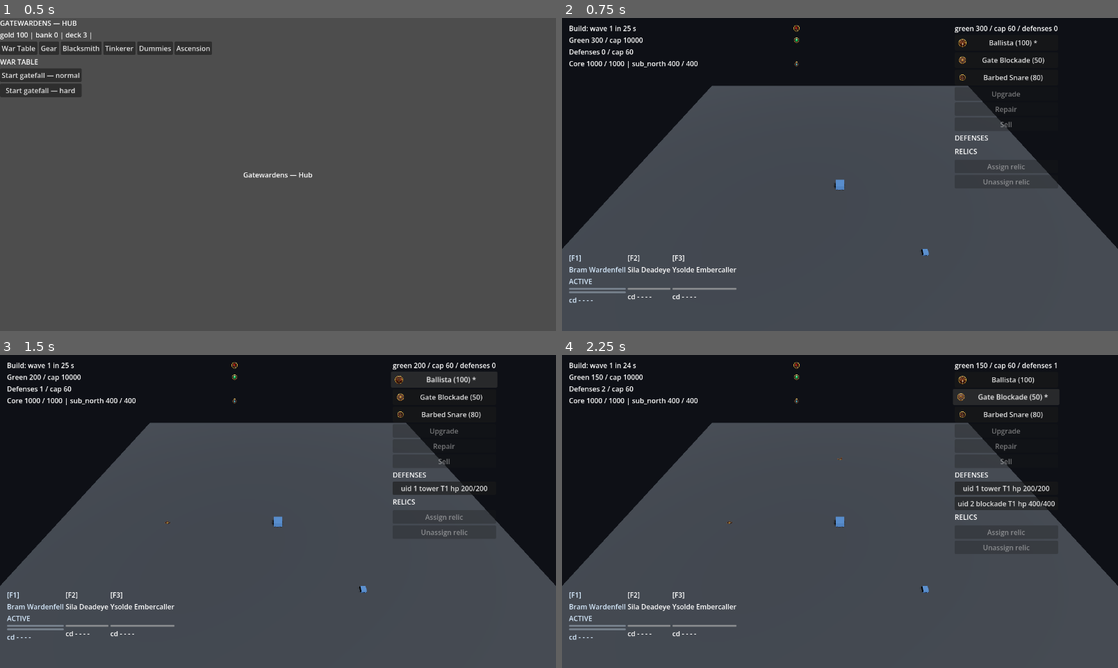
Above: before the commit, frames 1-4 (two rows, left to right).
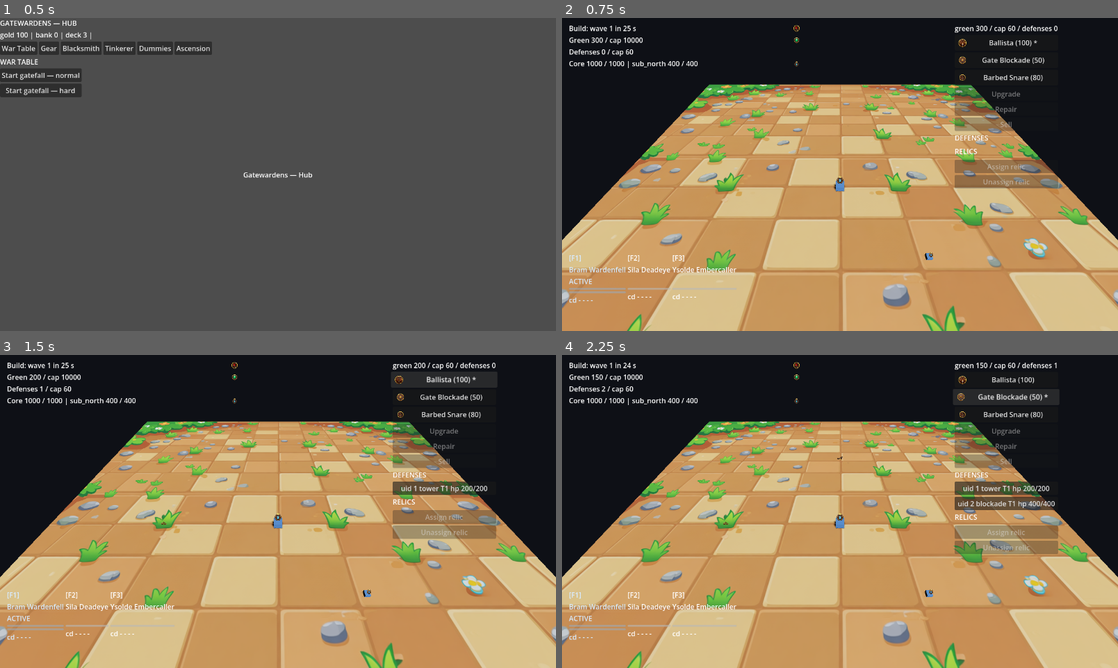
Above: after the commit, the same moments.

Repository: bryn1/gatewardens
Game: Godot game, scene res://Main.tscn
The game is run twice, just before and just after one commit, with the same random seed, the same clock (stepped at 60 frames per second) and the same inputs.
Inputs:
- Up to frame 1 (0.5 s): no input
- Up to frame 2 (0.75 s): click "Start gatefall — normal" at 0.5 s
- Up to frame 3 (1.5 s): click "Ballista (100) *" at 1.25 s
- Up to frame 4 (2.25 s): click "Gate Blockade (50)" at 2 s

Frame 1 is identical in both runs. In frame 2, 65% of the frame differs, in the area x 0-100%, y 21-100%; in frame 3, 65%; in frame 4, 65%.

Commit message:
V1 stylized world (MC 11559): framed arena board on the ground albedo via the ONE sprite_bank map + icon_core emblem riding every core node + CameraRig zoom nudge
Painted surfaces only, zero logic change: mission.gd/enemy_runner/fx_director/data files byte-untouched (the mount rides mission_world.build_cores — mission.gd sits AT the 400-line hygiene ceiling, declared in the header). Ground: material duplicated at runtime, albedo=ground_arena 1:1 repeat OFF (4.7.2 fact: texture_repeat is a BOOL, red-run-caught), modulate (0.9,0.9,0.95); plane AABB (-80,0,-80 / 160,0,160) pinned component-wise pre==post. Emblem: 6u icon_core billboard at local y 4.5 parented to each core node, box stays. Framing: origin (0,58,46)->(0,56.33,44.14) = +3.55% zoom — HONEST CUT: the shipped W13 0.92-frustum gate binds at +4.58% (worst point 95.0% at baseline), the brief 10-18% does not fit without an owner ruling on that gate; engine truth min_margin=113.6px vs pinned 60px floor, n=33 points, full table in the probe log. ground_path.png NOT wired: no lane mesh exists (waypoint DATA), the brief-stated honest-cut row. PROBE sim/v1_world_probe.gd green rc0 EMPTY stderr + planted-red fixed-argv rc1 (FLOOR expects ground_path); PIXEL sim/v1_world_shot.gd v1world_shot.png + zoom crop (fx live=3, crest visible, far bush border visible, near/side borders off-frame — stated). test_hub_layout planted fixture string follows the new rig line. v11/v6/v4/v5 probes EXIT=0 stderr byte-empty; pytest 222; hygiene 0; fixtures eafe3932/5e37c4b0 byte-identical. Evidence .audits/20261027-1500-visual-target/V1-world-evidence.md VERIFY_EXIT=0

Diff:
--- a/godot/scenes/mission.tscn
+++ b/godot/scenes/mission.tscn
@@ -30,7 +30,7 @@
 shadow_enabled = true
 
 [node name="CameraRig" type="Node3D" parent="."]
-transform = Transform3D(1, 0, 0, 0, 0.667, 0.667, 0, -0.746, 0.746, 0, 58, 46)
+transform = Transform3D(1, 0, 0, 0, 0.667, 0.667, 0, -0.746, 0.746, 0, 56.33, 44.14)
 
 [node name="Camera3D" type="Camera3D" parent="CameraRig"]
 
--- a/godot/scripts/mission_world.gd
+++ b/godot/scripts/mission_world.gd
@@ -5,11 +5,51 @@
 # sub-death opens_lanes reading) and the core objects; refresh_cores
 # writes the C5-readable `cores` mirror the game_state snapshot reads
 # by name — one write site, still owned through the mission root.
+# V1 world pass (MC 11559) adds the two VISUAL mounts that ride this
+# build: the core emblem (make_core child) and the arena paint, which
+# build_cores calls once per mission build — NOT from mission.gd, whose
+# file sits at the 400-line hygiene ceiling; this is the map-build and
+# visual-mount file the brief names.
+# Zero step order / zero sim data touched — the lane rows, waypoints
+# and core records are byte-identical; git show proves it.
 extends RefCounted
 
 const CORE_OBJ := preload("res://scripts/core_obj.gd")
 const MESH_CORE := preload("res://assets/mesh_core.tres")
 const MAT_CORE := preload("res://assets/mat_core.tres")
+const SPRITE_BANK := preload("res://scripts/sprite_bank.gd")
+
+# V1 presentation sizes (the sprite_bank ICON_PX precedent: presentation
+# numbers live on the visual mount, pinned by sim/v1_world_probe.gd).
+# ARENA_MODULATE: the framed board reads ~10% darker with a cool cast
+# so the warm unit sprites + emblems stay readable on top of it.
+const ARENA_MODULATE := Color(0.9, 0.9, 0.95)
+# Emblem: the 3x4 core box tops out at y 2; a 6u wolf-crest centred at
+# y 4.5 rides the box (sub cores inherit their 0.5 node scale, so the
+# emblem follows core state — same single mount site for both kinds).
+const CORE_EMBLEM_H := 6.0
+const CORE_EMBLEM_Y := 4.5
+
+
+# V1 arena paint (MC 11559): the ground material albedo becomes the
+# framed arena board from the ONE sprite_bank map, 1:1 over the whole
+# plane (PlaneMesh UVs cover the plane; the board is NOT seamless so
+# repeat is OFF). The ground node's size/transform are never touched
+# (placement raycasts + lane paths depend on them) and mat_ground.tres
+# on disk stays the greybox — the override is a runtime duplicate.
+static func paint_arena(m) -> void:
+	var ground := m.get_node_or_null("Ground") as MeshInstance3D
+	if ground == null:
+		return                                   # greybox stays greybox
+	var mat := ground.material_override as StandardMaterial3D
+	var tex := SPRITE_BANK.texture_for("ground_arena")
+	if mat == null or tex == null:
+		return
+	mat = mat.duplicate()
+	mat.albedo_texture = tex
+	mat.albedo_color = ARENA_MODULATE
+	mat.texture_repeat = false   # 4.7.2: a BOOL property (VERIFIED via ClassDB dump); OFF keeps the framed board 1:1
+	ground.material_override = mat
 
 
 static func build_lanes(m) -> void:
@@ -34,6 +74,9 @@
 	for sub: Dictionary in cores_row.get("subs", []):
 		m.core_subs[String(sub["id"])] = make_core(
 				m, String(sub["id"]), "sub", sub, Vector3(0.5, 0.5, 0.5))
+	# V1 hook (DECLARED, MC 11559): painted ground SURFACE only — no sim
+	# field, no step order (W7/W10 visual-hook mount precedent).
+	paint_arena(m)
 
 
 static func make_core(m, id: String, kind: String, row: Dictionary, sc: Vector3):
@@ -50,6 +93,14 @@
 	node.material_override = MAT_CORE.duplicate()
 	node.scale = sc
 	node.position = rec.pos   # mission-local space (root at origin)
+	# V1 core emblem (MC 11559): the gold wolf-crest billboard rides the
+	# box (the box stays), parented to the core node itself so it walks
+	# with the core's scale/state. Null-safe like every sprite_bank
+	# consumer: no committed sheet, no child, no crash.
+	var emblem := SPRITE_BANK.make_sprite("icon_core", CORE_EMBLEM_H)
+	if emblem != null:
+		emblem.position = Vector3(0, CORE_EMBLEM_Y, 0)
+		node.add_child(emblem)
 	m.add_child(node)
 	rec.node = node
 	return rec
--- a/godot/scripts/sprite_bank.gd
+++ b/godot/scripts/sprite_bank.gd
@@ -54,6 +54,13 @@
 	"fx_poof_death": preload("res://assets/v11/fx_poof_death.png"),
 	"fx_proj_bolt": preload("res://assets/v11/fx_proj_bolt.png"),
 	"fx_proj_ice": preload("res://assets/v11/fx_proj_ice.png"),
+	# V1 world pass (MC 11559): the framed arena board rides the SAME
+	# id->file map — mission_world.paint_arena is its only consumer (the
+	# ground material albedo, 1:1 over the whole plane). ground_path.png
+	# is deliberately NOT wired: NO lane mesh exists (lanes are waypoint
+	# DATA, C7), so painting it would author a second visual mechanism,
+	# not repaint a surface — the card's stated honest-cut row.
+	"ground_arena": preload("res://assets/v11/ground_arena.png"),
 }
 
 # V4 presentation sizes live HERE (the ui_tween.gd precedent): the I2-
--- /dev/null
+++ b/godot/sim/v1_world_probe.gd
@@ -0,0 +1,222 @@
+# v1_world_probe — the V1 stylized-world headless proof (MC card 11559 /
+# milestone 11462). Boot idiom = v4_icon_probe (itself mission_clicks +
+# v6_tween): mission.tscn instantiated, _ready and setup driven directly
+# (E5: the router-added mission never dispatches _ready under -s), the
+# pinned smoke seed, root.size = the served canvas. The mission enters
+# the SceneTree root, so the SHIPPED Camera3D is inside the tree and its
+# own unproject_position answers — no re-derived projection anywhere.
+# Rows (machine lines, any failure prints V1W-FAIL <why> and quits 1):
+#  FLOOR  the live Ground material's albedo texture is pinned by its
+#         COMMITTED RESOURCE PATH (ground_arena — never through the
+#         bank, the v11_sprite_probe bank-as-oracle lesson), repeat is
+#         OFF, and the modulate is the pinned ARENA_MODULATE value.
+#  AABB   the ground node's mesh AABB (component-wise numeric pin) and
+#         its node-local transform origin are byte-pinned, with the
+#         mission root's own transform origin pinned at zero (pre==post:
+#         the V1 pass paints the plane, never moves it; global xforms
+#         are not read — the pinned root origin makes local == global).
+#  CORE   each core node (main + every sub) carries the icon_core
+#         Sprite3D billboard child on the pinned committed path, at the
+#         pinned local y and the pinned bank-scaled size.
+#  FRAME  every lane waypoint, spawner, lane end, both cores and the
+#         hero battle space project THROUGH THE SHIPPED Camera3D
+#         (unproject_position — the engine's own projection, not a
+#         re-derivation) inside the 1280x720 viewport with min/max
+#         screen coords printed and every 4-edge margin pinned >= 60 px.
+# Planted-red (run with user arg "planted"): the FLOOR expectation
+# switches to the OTHER committed terrain sheet (ground_path) — the
+# mechanism is unchanged, only the pinned expected path is wrong, so a
+# working paint MUST trip it. An unbroken gate is no gate.
+extends SceneTree
+
+const GW_TABLES := preload("res://sim/sim_tables.gd")
+const GW_COMPOSE := preload("res://sim/gw_compose.gd")
+const SPRITE_BANK := preload("res://scripts/sprite_bank.gd")
+const MISSION_WORLD := preload("res://scripts/mission_world.gd")
+
+const MISSION_SCENE := "res://scenes/mission.tscn"
+const HERO_IDS := ["warden", "deadeye", "embercaller"]  # deck seed (v4)
+const VIEW := Vector2i(1280, 720)          # the A9 screenshot viewport
+const MIN_MARGIN := 60.0                   # the brief's pinned frame margin
+const ARENA_PATH := "res://assets/v11/ground_arena.png"
+const PATH_TRAP := "res://assets/v11/ground_path.png"   # planted-red only
+const CORE_PATH := "res://assets/v11/icon_core.png"
+const REPEAT_OFF := false         # 4.7.2 texture_repeat is a BOOL (VERIFIED
+                                  # via ClassDB dump); literal pin: the
+                                  # mechanism never supplies its expectation
+const BILLBOARD_ENABLED := 1      # BaseMaterial3D.BillboardMode literal pin
+# ground-plane invariants (mesh_plane.tres: PlaneMesh 160x160 at the
+# identity node), pinned COMPONENT-WISE — the byte-pin the V1 pass must
+# not move (numeric compare, never a formatted-string compare):
+const AABB_POS := Vector3(-80, 0, -80)
+const AABB_SIZE := Vector3(160, 0, 160)
+const EMBLEM_SCALE := 6.0 / (512.0 / 100.0)  # make_sprite math, pinned
+
+var _planted := false
+var _failed := false
+var _frames := 0
+var _m = null
+
+
+func _init() -> void:
+	_planted = OS.get_cmdline_user_args().has("planted")
+	root.size = VIEW
+	var tables = GW_TABLES.new("res://data")
+	var graph: Dictionary = GW_COMPOSE.build_graph(tables)
+	graph["state"].set_deck(HERO_IDS.duplicate())   # starter deck (C13)
+	var packed = ResourceLoader.load(MISSION_SCENE)
+	if packed == null:
+		_fail("mission.tscn not loadable")
+		return
+	var m = packed.instantiate()
+	root.add_child(m)
+	m._ready()                                  # E5: drive _ready directly
+	var rng := RandomNumberGenerator.new()
+	rng.seed = 11274                            # pinned seed, smoke idiom
+	m.setup(tables, graph["state"], graph["save"], graph["bridge"],
+			"gatefall", "normal", rng)
+	if String(m.phase_kind) != "build":
+		_fail("mission setup did not land the build phase")
+		return
+	_m = m
+
+
+# v4_icon_probe pump: the MainLoop._process override iterates frames under
+# `-s`; the FRAME leg needs the Camera3D CURRENT, and current turns on
+# viewport handling, not add_child (engine fact, this card).
+func _process(_delta: float) -> bool:
+	if _failed:
+		return true                       # quit(1) already fired
+	_frames += 1
+	if _frames == 2:
+		root.size = VIEW                            # v4: applied AT the pump
+		return false
+	if _frames == 4:
+		_floor(_m)
+		_aabb(_m)
+		_core(_m)
+		_frame(_m)
+		if not _failed:
+			print("V1W-OK")
+			quit(0)
+	return false
+
+
+func _floor(m) -> void:
+	var want_arena := PATH_TRAP if _planted else ARENA_PATH
+	var ground := m.get_node_or_null("Ground") as MeshInstance3D
+	if ground == null:
+		_fail("mission.tscn does not ship a Ground node")
+		return
+	var mat := ground.material_override as StandardMaterial3D
+	if mat == null or mat.albedo_texture == null \
+			or String(mat.albedo_texture.resource_path) != want_arena:
+		_fail("ground albedo is not the pinned arena board: %s (want %s)" % [
+				str(mat.albedo_texture.resource_path) if mat != null \
+						and mat.albedo_texture != null else "null",
+				want_arena])
+		return
+	if mat.texture_repeat != REPEAT_OFF:
+		_fail("arena board repeats (framed board must be 1:1): %s" \
+				% str(mat.texture_repeat))
+		return
+	if mat.albedo_color != MISSION_WORLD.ARENA_MODULATE:
+		_fail("arena modulate drifted: %s != %s" % [str(mat.albedo_color),
+				str(MISSION_WORLD.ARENA_MODULATE)])
+		return
+	if not _planted and SPRITE_BANK.texture_for("ground_arena") == null:
+		_fail("ground_arena missing from the ONE sprite_bank map")
+		return
+	print("V1W-FLOOR tex=%s repeat=off modulate=%s" % [want_arena,
+			str(mat.albedo_color)])
+
+
+func _aabb(m) -> void:
+	var ground := m.get_node("Ground") as MeshInstance3D
+	var aabb: AABB = ground.mesh.get_aabb()
+	if aabb.position != AABB_POS or aabb.size != AABB_SIZE \
+			or ground.transform.origin != Vector3.ZERO \
+			or m.transform.origin != Vector3.ZERO:
+		_fail("ground AABB/origin moved: %s - %s @ %s (root @ %s)" % [
+				str(aabb.position), str(aabb.size),
+				str(ground.transform.origin), str(m.transform.origin)])
+		return
+	print("V1W-AABB pos=%s size=%s origin=0,0,0 unchanged=1" % [
+			str(aabb.position), str(aabb.size)])
+
+
+func _core(m) -> void:
+	var cores: Array = [m.core_main]
+	for rec: Variant in m.core_subs.values():
+		cores.append(rec)
+	for rec: Variant in cores:
+		var node: Node = rec.node
+		var spr: Sprite3D = null
+		for c: Node in node.get_children():
+			if c is Sprite3D:
+				spr = c as Sprite3D
+		if spr == null or spr.texture == null \
+				or String(spr.texture.resource_path) != CORE_PATH:
+			_fail("core %s has no icon_core billboard child" % rec.id)
+			return
+		if int(spr.billboard) != BILLBOARD_ENABLED:
+			_fail("core %s emblem is not a billboard: %d" % [rec.id,
+					int(spr.billboard)])
+			return
+		if spr.position != Vector3(0, MISSION_WORLD.CORE_EMBLEM_Y, 0) \
+				or not is_equal_approx(spr.scale.x, EMBLEM_SCALE):
+			_fail("core %s emblem placement drifted: pos=%s scale=%s" % [
+					rec.id, str(spr.position), str(spr.scale)])
+			return
+	print("V1W-CORE n=%d emblem=%s parented=1" % [cores.size(), CORE_PATH])
+
+
+func _frame(m) -> void:
+	var cam := m.get_node("CameraRig/Camera3D") as Camera3D
+	if cam == null or not cam.current:
+		_fail("shipped Camera3D missing or not current")
+		return
+	var pts: Array = []
+	for lane: Variant in m.map_def["lanes"]:
+		var wps: Array = lane["waypoints"]
+		for i: int in range(wps.size()):
+			var wp: Variant = wps[i]
+			pts.append(["%s:wp%d" % [lane["id"], i],
+					Vector3(float(wp[0]), float(wp[1]), float(wp[2]))])
+		var last: Variant = wps[wps.size() - 1]
+		pts.append(["%s:end" % lane["id"],
+				Vector3(float(last[0]), float(last[1]), float(last[2]))])
+	for sid: String in m.map_def["spawners"]:
+		var p: Variant = m.map_def["spawners"][sid]
+		pts.append([String(sid), Vector3(float(p[0]), float(p[1]), float(p[2]))])
+	pts.append(["core_main", m.core_main.pos])
+	for sid: String in m.core_subs:
+		pts.append([String(sid), m.core_subs[sid].pos])
+	pts.append(["hero_space", Vector3.ZERO])
+	var lo := Vector2(INF, INF)
+	var hi := Vector2(-INF, -INF)
+	var worst := INF
+	var worst_name := ""
+	for e: Variant in pts:
+		var sp: Vector2 = cam.unproject_position(e[1] as Vector3)
+		lo = Vector2(minf(lo.x, sp.x), minf(lo.y, sp.y))
+		hi = Vector2(maxf(hi.x, sp.x), maxf(hi.y, sp.y))
+		var margin: float = minf(minf(sp.x, sp.y),
+				minf(float(VIEW.x) - sp.x, float(VIEW.y) - sp.y))
+		print("V1W-FRAME-PT %s px=%.1f,%.1f margin=%.1f" % [e[0], sp.x, sp.y,
+				margin])
+		if margin < worst:
+			worst = margin
+			worst_name = String(e[0])
+	print("V1W-FRAME n=%d px_min=%.1f,%.1f px_max=%.1f,%.1f min_margin=%.1f worst=%s floor=%.1f" \
+			 % [pts.size(), lo.x, lo.y, hi.x, hi.y, worst, worst_name,
+			 MIN_MARGIN])
+	if worst < MIN_MARGIN:
+		_fail("frame margin %s=%.1f < %.1f" % [worst_name, worst, MIN_MARGIN])
+		return
+
+
+func _fail(why: String) -> void:
+	_failed = true
+	print("V1W-FAIL " + why)
+	quit(1)
--- /dev/null
+++ b/godot/sim/v1_world_shot.gd
@@ -0,0 +1,125 @@
+# v1_world_shot — V1 PIXEL proof (MC card 11559 / milestone 11462): the
+# v5_fx_shot capture path UNCHANGED in mechanics (real Main.tscn boot,
+# real InputEventMouseButton on "Start gatefall — normal", shipped router,
+# 6 shooters at the lane_g1 run-in, enemies fed, core held — the declared
+# v5_fx_probe license) so towers, enemies AND the mounted FxDirector are
+# live in the frame. Captures ONE full 1280x720 frame (gen/v1world_shot
+# .png) plus a 512x512 ZOOM CROP centred on the main core's on-screen
+# position read through the shipped Camera3D (gen/v1world_zoom.png) —
+# the crop is where the emblem + arena board read at pixel scale.
+#   xvfb-run Godot --rendering-driver opengl3 --path godot \
+#       -s res://sim/v1_world_shot.gd
+extends SceneTree
+
+const OUT_DIR := "/home/claudecode/Games/gatewardens/.audits/20261027-1500-visual-target/gen/"
+const OFFS := [Vector3(-20, 0.0, 2.0), Vector3(-24, 0.0, 3.0),
+		Vector3(-28, 0.0, 5.0), Vector3(-32, 0.0, 1.0),
+		Vector3(-14, 0.0, 3.0), Vector3(-17, 0.0, 7.0)]
+const TOWER_IDS := ["ballista", "bombard", "hailspire_tower"]
+const FEED_IDS := ["skitterling", "husk_brute", "ash_bandit"]
+const CROP := 512
+
+var _frames := 0
+var _placed := false
+var _mission
+var _fx
+var _shots := 0
+var _feed_k := 0
+
+
+func _init() -> void:
+	root.size = Vector2i(1280, 720)
+	var packed = ResourceLoader.load("res://Main.tscn")
+	root.add_child(packed.instantiate())
+	process_frame.connect(_on_frame)
+
+
+func _click(x: int, y: int) -> void:
+	var d := InputEventMouseButton.new()
+	d.position = Vector2i(x, y); d.global_position = d.position
+	d.button_index = MOUSE_BUTTON_LEFT
+	var p := d.duplicate() as InputEventMouseButton
+	d.pressed = true
+	p.pressed = false
+	root.push_input(d)
+	root.push_input(p)
+
+
+func _find_mission(n: Node) -> Node:
+	if n.has_signal("phase_ended") or ("phase_kind" in n):
+		return n
+	for k in n.get_children():
+		var r := _find_mission(k)
+		if r != null:
+			return r
+	return null
+
+
+func _on_frame() -> void:
+	_frames += 1
+	if _frames == 10:
+		_click(80, 132)                       # "Start gatefall — normal"
+		return
+	if not _placed and _frames >= 40:
+		_mission = _find_mission(root)
+		if _mission == null:
+			if _frames > 300:
+				print("SHOT-FAIL mission never found")
+				quit(1)
+			return
+		if not ("tables" in _mission):
+			return
+		_placed = true
+		_fx = _mission.get_node_or_null("FxDirector")
+		if _fx == null:
+			print("SHOT-FAIL FxDirector not mounted by mission.tscn")
+			quit(1)
+			return
+		_mission.green = 100000               # license (header)
+		_mission.core_main.hp_max *= 5.0
+		_mission.core_main.hp = _mission.core_main.hp_max
+		var trows := {}
+		for row: Dictionary in _mission.tables.rows("towers"):
+			trows[String(row["id"])] = row
+		var ti := 0
+		for tid: String in TOWER_IDS:
+			for k: int in 2:
+				var r: Dictionary = _mission.place_defense(trows[tid], 1,
+						OFFS[ti])
+				print("PLACE %s ok=%s" % [tid, str(r.get("ok"))])
+				ti += 1
+	if _placed:
+		_mission.core_main.hp = _mission.core_main.hp_max   # license
+		var runner = _mission.get_node("EnemyRunner")
+		var lane: Dictionary = _mission.lanes["lane_g1"]
+		if _frames > 60 and _frames % 30 == 0 and _shots < 1:
+			runner.spawn({"enemy_id": FEED_IDS[_feed_k % FEED_IDS.size()],
+					"count": 1}, lane, _mission.enemy_defs, _mission.rng)
+			_feed_k += 1
+		if _shots < 1 and _frames >= 120 \
+				and int(_fx.get_child_count()) > 0:
+			var img := root.get_texture().get_image()
+			if img != null:
+				var p := OUT_DIR + "v1world_shot.png"
+				img.save_png(p)
+				var cam: Camera3D = _mission.get_node("CameraRig/Camera3D")
+				var c := cam.unproject_position(_mission.core_main.pos)
+				var half := CROP / 2
+				var x := int(clampf(c.x - half, 0.0,
+						float(img.get_width() - CROP)))
+				var y := int(clampf(c.y - half, 0.0,
+						float(img.get_height() - CROP)))
+				var zp := OUT_DIR + "v1world_zoom.png"
+				img.get_region(Rect2i(x, y, CROP, CROP)).save_png(zp)
+				print("SHOT-OK %s crop=%s core@%s x=%d y=%d live=%d tracers=%d sparks=%d poofs=%d" \
+						% [p, zp, str(c), x, y, int(_fx.get_child_count()),
+						int(_fx.spawned_tracers), int(_fx.spawned_sparks),
+						int(_fx.spawned_poofs)])
+				_shots += 1
+	if _frames >= 400:
+		if _shots < 1:
+			print("SHOT-FAIL captured %d/1 (never caught live fx)" % _shots)
+			quit(1)
+		else:
+			print("SHOT-DONE")
+			quit(0)
Not shown, added: godot/assets/v11/ground_arena.png.import
Not shown, added: godot/sim/v1_world_probe.gd.uid
Not shown, added: godot/sim/v1_world_shot.gd.uid
Not shown, added: .audits/20261027-1500-visual-target/V1-world-evidence.md
Not shown, added: .audits/20261027-1500-visual-target/gen/v1world-probe-green.log
Not shown, added: .audits/20261027-1500-visual-target/gen/v1world-probe-green.stderr.log
Not shown, added: .audits/20261027-1500-visual-target/gen/v1world-probe-red.log
Not shown, added: .audits/20261027-1500-visual-target/gen/v1world-probe-red.stderr.log
Not shown, added: .audits/20261027-1500-visual-target/gen/v1world-shot.log
Not shown, added: .audits/20261027-1500-visual-target/gen/v1world-shot.stderr.log
Not shown, added: .audits/20261027-1500-visual-target/gen/v1world_shot.png
Not shown, added: .audits/20261027-1500-visual-target/gen/v1world_zoom.png
(and 1 more such lines)
